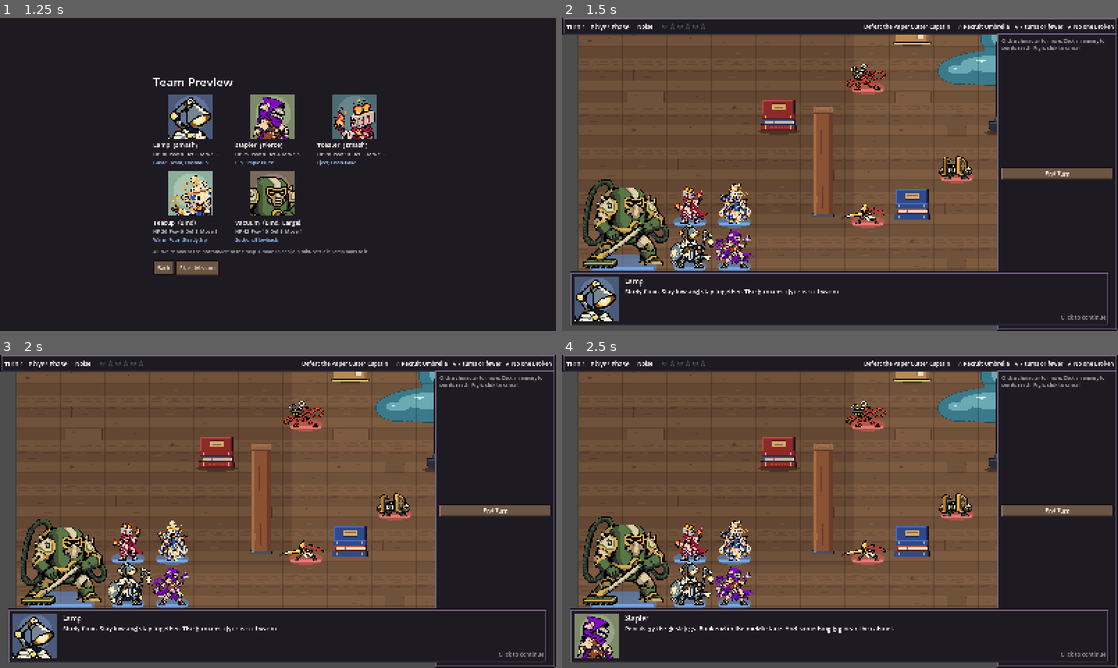
Above: before the commit, frames 1-4 (two rows, left to right).
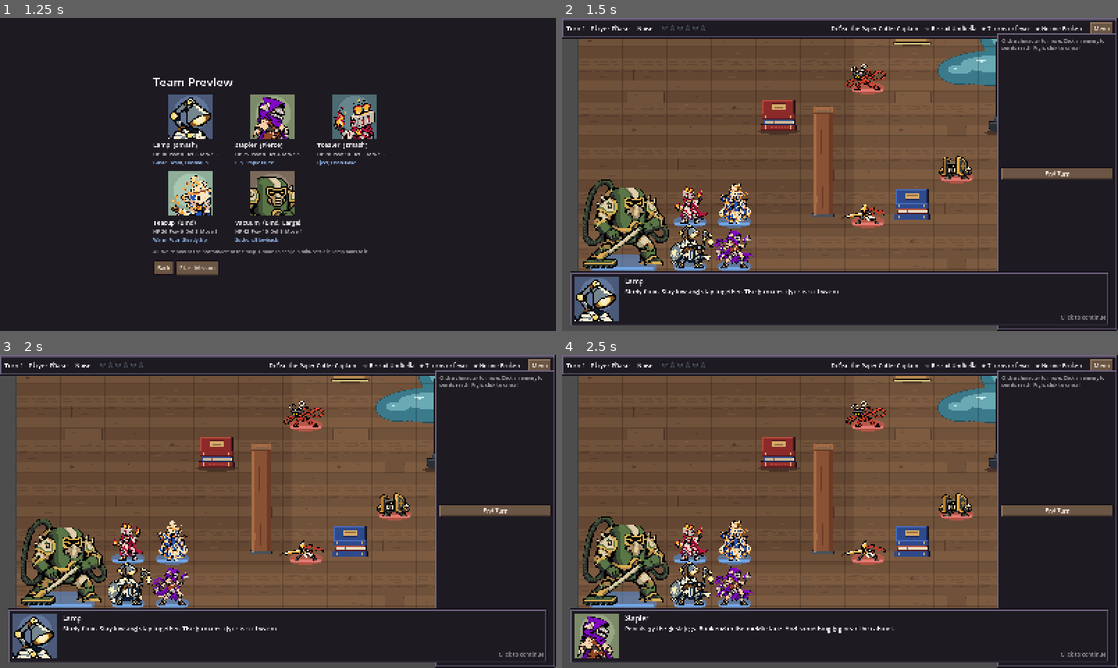
Above: after the commit, the same moments.

Repository: apysen/toystory
Game: Godot game, scene res://scenes/app/app.tscn
Same seed, same stepped clock (60 frames per second), same inputs: the game is played once before the commit and once after it.
Inputs:
- Up to frame 1 (1.25 s): click "Select" at 0.5 s
- Up to frame 2 (1.5 s): click "Start Mission" at 1.25 s
- Up to frame 3 (2 s): no input
- Up to frame 4 (2.5 s): click "End Turn" (after the commit: "Menu") at 2 s

Frame 1 is identical in both runs. In frame 2, 2.3% of the frame differs, in the area x 0-100%, y 0-7%; in frame 3, 2.3%; in frame 4, 2.3%.

Commit message:
Add a pause menu with a volume slider
Esc (with nothing selected) or the new Menu button on the top bar opens a
PauseMenu sub-scene: Resume, a Volume slider and Return to Missions. It
follows Sporekeeper's pattern: the menu reports opened/closed/
main_menu_requested, BattleRoot decides that pausing stops everything but the
menu and the music, AudioSettings drives the Master bus, and SettingsStore
saves the volume to user://settings.cfg so it carries across sessions.

Playback timers now pause with the tree. tests/integration/pause_menu.gd
covers opening, the slider, saving, Resume and Return to Missions.

Co-Authored-By: Claude Opus 5.5 (1M context) <noreply@anthropic.com>

Diff:
--- a/scenes/battle/battle.tscn
+++ b/scenes/battle/battle.tscn
@@ -11,9 +11,11 @@
 [ext_resource type="Script" path="res://src/core/nodes/battle/event_player.gd" id="9_events"]
 [ext_resource type="PackedScene" path="res://scenes/ui/hud/battle_hud.tscn" id="10_hud"]
 [ext_resource type="PackedScene" path="res://scenes/ui/dialogue/dialogue_box.tscn" id="11_dialogue"]
+[ext_resource type="Script" path="res://src/core/nodes/battle/audio_settings.gd" id="13_settings"]
+[ext_resource type="PackedScene" path="res://scenes/ui/menus/pause_menu.tscn" id="14_pause"]
 [ext_resource type="AudioStream" path="res://assets/audio/music/under_the_desk_theme.ogg" id="12_theme"]
 
-[node name="BattleRoot" type="Node2D" node_paths=PackedStringArray("unit_profiles", "metrics", "audio", "board_view", "camera", "event_player", "effects", "hud", "dialogue")]
+[node name="BattleRoot" type="Node2D" node_paths=PackedStringArray("unit_profiles", "metrics", "audio", "board_view", "camera", "event_player", "effects", "hud", "dialogue", "audio_settings", "pause_menu")]
 texture_filter = 1
 script = ExtResource("1_root")
 mission = ExtResource("2_mission")
@@ -26,10 +28,15 @@
 effects = NodePath("Effects")
 hud = NodePath("Interface/BattleHud")
 dialogue = NodePath("Interface/DialogueBox")
+audio_settings = NodePath("GameplayComponents/AudioSettings")
+pause_menu = NodePath("Interface/PauseMenu")
 
 [node name="GameplayComponents" type="Node" parent="."]
 
 [node name="UnitProfiles" parent="GameplayComponents" instance=ExtResource("3_profiles")]
+
+[node name="AudioSettings" type="Node" parent="GameplayComponents"]
+script = ExtResource("13_settings")
 
 [node name="PlaytestMetrics" type="Node" parent="GameplayComponents"]
 script = ExtResource("4_metrics")
@@ -40,6 +47,7 @@
 music_player = NodePath("Music")
 
 [node name="Music" type="AudioStreamPlayer" parent="GameplayComponents/BattleAudio"]
+process_mode = 3
 
 [node name="BattleCamera" type="Camera2D" parent="."]
 script = ExtResource("6_camera")
@@ -77,3 +85,5 @@
 [node name="BattleHud" parent="Interface" instance=ExtResource("10_hud")]
 
 [node name="DialogueBox" parent="Interface" instance=ExtResource("11_dialogue")]
+
+[node name="PauseMenu" parent="Interface" instance=ExtResource("14_pause")]
--- a/scenes/ui/hud/battle_hud.tscn
+++ b/scenes/ui/hud/battle_hud.tscn
@@ -3,7 +3,7 @@
 [ext_resource type="Script" path="res://src/core/nodes/ui/battle_hud.gd" id="1_hud"]
 [ext_resource type="Script" path="res://src/core/nodes/ui/noise_meter.gd" id="2_noise"]
 
-[node name="BattleHud" type="Control" node_paths=PackedStringArray("turn_label", "noise_meter", "objective_label", "unit_card", "forecast_text", "action_list", "end_turn_button", "log_text", "banner_label", "toast_label")]
+[node name="BattleHud" type="Control" node_paths=PackedStringArray("turn_label", "noise_meter", "objective_label", "menu_button", "unit_card", "forecast_text", "action_list", "end_turn_button", "log_text", "banner_label", "toast_label")]
 layout_mode = 3
 anchors_preset = 15
 anchor_right = 1.0
@@ -15,6 +15,7 @@
 turn_label = NodePath("TopBar/Row/TurnLabel")
 noise_meter = NodePath("TopBar/Row/NoiseMeter")
 objective_label = NodePath("TopBar/Row/ObjectiveLabel")
+menu_button = NodePath("TopBar/Row/MenuButton")
 unit_card = NodePath("SidePanel/Column/UnitCard")
 forecast_text = NodePath("SidePanel/Column/Forecast")
 action_list = NodePath("SidePanel/Column/Actions")
@@ -51,6 +52,11 @@
 layout_mode = 2
 size_flags_horizontal = 3
 horizontal_alignment = 2
+
+[node name="MenuButton" type="Button" parent="TopBar/Row"]
+layout_mode = 2
+focus_mode = 0
+text = "Menu"
 
 [node name="SidePanel" type="PanelContainer" parent="."]
 layout_mode = 1
--- /dev/null
+++ b/scenes/ui/menus/pause_menu.tscn
@@ -0,0 +1,78 @@
+[gd_scene load_steps=2 format=3]
+
+[ext_resource type="Script" path="res://src/core/nodes/ui/pause_menu.gd" id="1_pause"]
+
+[node name="PauseMenu" type="Control" node_paths=PackedStringArray("resume_button", "main_menu_button", "volume_slider", "volume_value")]
+layout_mode = 3
+anchors_preset = 15
+anchor_right = 1.0
+anchor_bottom = 1.0
+grow_horizontal = 2
+grow_vertical = 2
+script = ExtResource("1_pause")
+resume_button = NodePath("Center/Panel/Column/Resume")
+main_menu_button = NodePath("Center/Panel/Column/MainMenu")
+volume_slider = NodePath("Center/Panel/Column/Volume/Slider")
+volume_value = NodePath("Center/Panel/Column/Volume/Value")
+
+[node name="Dim" type="ColorRect" parent="."]
+layout_mode = 1
+anchors_preset = 15
+anchor_right = 1.0
+anchor_bottom = 1.0
+grow_horizontal = 2
+grow_vertical = 2
+color = Color(0.0784314, 0.0627451, 0.0941176, 0.6)
+
+[node name="Center" type="CenterContainer" parent="."]
+layout_mode = 1
+anchors_preset = 15
+anchor_right = 1.0
+anchor_bottom = 1.0
+grow_horizontal = 2
+grow_vertical = 2
+
+[node name="Panel" type="PanelContainer" parent="Center"]
+custom_minimum_size = Vector2(420, 0)
+layout_mode = 2
+
+[node name="Column" type="VBoxContainer" parent="Center/Panel"]
+layout_mode = 2
+theme_override_constants/separation = 14
+
+[node name="Heading" type="Label" parent="Center/Panel/Column"]
+layout_mode = 2
+theme_override_font_sizes/font_size = 30
+text = "Paused"
+horizontal_alignment = 1
+
+[node name="Volume" type="HBoxContainer" parent="Center/Panel/Column"]
+layout_mode = 2
+theme_override_constants/separation = 12
+
+[node name="Caption" type="Label" parent="Center/Panel/Column/Volume"]
+layout_mode = 2
+text = "Volume"
+
+[node name="Slider" type="HSlider" parent="Center/Panel/Column/Volume"]
+custom_minimum_size = Vector2(0, 28)
+layout_mode = 2
+size_flags_horizontal = 3
+size_flags_vertical = 4
+step = 1.0
+value = 80.0
+
+[node name="Value" type="Label" parent="Center/Panel/Column/Volume"]
+custom_minimum_size = Vector2(56, 0)
+layout_mode = 2
+horizontal_alignment = 2
+
+[node name="Resume" type="Button" parent="Center/Panel/Column"]
+custom_minimum_size = Vector2(0, 44)
+layout_mode = 2
+text = "Resume"
+
+[node name="MainMenu" type="Button" parent="Center/Panel/Column"]
+custom_minimum_size = Vector2(0, 44)
+layout_mode = 2
+text = "Return to Missions"
--- a/src/core/nodes/app/app_root.gd
+++ b/src/core/nodes/app/app_root.gd
@@ -55,6 +55,7 @@
 	_battle = battle_scene.instantiate()
 	add_child(_battle)
 	_battle.battle_finished.connect(_on_battle_finished)
+	_battle.battle_abandoned.connect(_on_battle_abandoned)
 	_battle.start(0, SliceDialogue.PRE_BATTLE)
 
 
@@ -66,6 +67,11 @@
 	_show(results_screen)
 
 
+func _on_battle_abandoned() -> void:
+	_free_battle()
+	show_mission_select()
+
+
 func _free_battle() -> void:
 	if _battle != null:
 		_battle.queue_free()
--- /dev/null
+++ b/src/core/nodes/battle/audio_settings.gd
@@ -0,0 +1,43 @@
+class_name AudioSettings
+extends Node
+
+## The player's volume: which bus the pause-menu slider drives, how loud 100% is,
+## and the saved choice. Applies the saved volume as soon as it enters the tree, so
+## a battle starts at the level the player last picked.
+
+const VOLUME_KEY := "master_volume"
+
+## AudioServer bus the volume slider drives.
+@export var bus_name: StringName = &"Master"
+## Linear output reached when the slider shows 100%.
+@export_range(0.0, 1.0, 0.01) var max_linear_volume := 1.0
+## Slider position on the very first run, before anything is saved.
+@export_range(0.0, 1.0, 0.01) var default_volume := 0.8
+
+
+func _ready() -> void:
+	_apply(volume())
+
+
+## The slider position, 0..1.
+func volume() -> float:
+	return SettingsStore.read_volume(VOLUME_KEY, default_volume)
+
+
+func set_volume(value: float) -> void:
+	value = clampf(value, 0.0, 1.0)
+	_apply(value)
+	SettingsStore.write_volume(VOLUME_KEY, value)
+
+
+func is_available() -> bool:
+	return AudioServer.get_bus_index(bus_name) >= 0
+
+
+func _apply(value: float) -> void:
+	var bus := AudioServer.get_bus_index(bus_name)
+	if bus < 0:
+		return
+	var linear := value * max_linear_volume
+	AudioServer.set_bus_mute(bus, linear <= 0.0)
+	AudioServer.set_bus_volume_db(bus, linear_to_db(maxf(linear, 0.0001)))
--- a/src/core/nodes/battle/battle_root.gd
+++ b/src/core/nodes/battle/battle_root.gd
@@ -7,10 +7,11 @@
 ## plays back what happened, `BattleHud` and `DialogueBox` present, and
 ## `PlaytestMetrics` records. It implements none of their rules.
 ##
-## The battle reports one thing upward: `battle_finished`, after the closing
-## conversation has played.
+## The battle reports upward: `battle_finished` after the closing conversation has
+## played, or `battle_abandoned` when the player leaves from the pause menu.
 
 signal battle_finished(result: Dictionary)
+signal battle_abandoned
 
 const Mode := BattleSelection.Mode
 const NONE := BattleSelection.NONE
@@ -23,6 +24,7 @@
 
 @export_group("Gameplay Components")
 @export var metrics: PlaytestMetrics
+@export var audio_settings: AudioSettings
 @export var audio: BattleAudio
 
 @export_group("Presentation")
@@ -34,6 +36,7 @@
 @export_group("Interface")
 @export var hud: BattleHud
 @export var dialogue: DialogueBox
+@export var pause_menu: PauseMenu
 
 var battle: Battle
 var selection := BattleSelection.new()
@@ -43,6 +46,36 @@
 	hud.end_turn_requested.connect(end_turn)
 	hud.action_chosen.connect(on_action)
 	hud.back_requested.connect(cancel)
+	hud.pause_requested.connect(open_pause)
+	pause_menu.setup(audio_settings)
+	pause_menu.opened.connect(_set_paused.bind(true))
+	pause_menu.closed.connect(_set_paused.bind(false))
+	pause_menu.main_menu_requested.connect(_abandon)
+
+
+func _exit_tree() -> void:
+	# Never leave the tree paused behind a battle that is going away.
+	if get_tree().paused and pause_menu.is_open():
+		get_tree().paused = false
+
+
+# --- Pause ------------------------------------------------------------------------
+
+## Pausing stops the whole battle: input, camera, playback and tweens. The pause
+## menu and the music keep running.
+func open_pause() -> void:
+	if selection.mode != Mode.DONE:
+		pause_menu.open()
+
+
+func _set_paused(on: bool) -> void:
+	get_tree().paused = on
+
+
+func _abandon() -> void:
+	pause_menu.close()
+	audio.stop_music(0.0)
+	battle_abandoned.emit()
 
 
 ## Starts a fresh battle. `intro` plays before the first Player Phase.
@@ -73,7 +106,14 @@
 # --- Input ------------------------------------------------------------------------
 
 func _unhandled_input(event: InputEvent) -> void:
-	if battle == null or selection.mode == Mode.DONE or selection.mode == Mode.BUSY:
+	if battle == null or selection.mode == Mode.DONE:
+		return
+	# Esc with nothing to back out of opens the pause menu, even mid-playback.
+	if event.is_action_pressed("ui_cancel") and selection.mode in [Mode.IDLE, Mode.BUSY]:
+		open_pause()
+		get_viewport().set_input_as_handled()
+		return
+	if selection.mode == Mode.BUSY:
 		return
 	if event is InputEventMouseMotion:
 		var t := board_view.px_to_tile(get_global_mouse_position())
--- a/src/core/nodes/battle/event_player.gd
+++ b/src/core/nodes/battle/event_player.gd
@@ -84,7 +84,7 @@
 			effects.burst("heal_sparkle", v.position + Vector2(0, -56))
 			effects.float_text(v.position + Vector2(0, -90), "+%d" % e.amount, Color("80ff90"))
 			hud.log_line("%s recovers %d HP." % [e.unit.name, e.amount])
-			await get_tree().create_timer(0.25).timeout
+			await get_tree().create_timer(0.25, false).timeout
 		"broken":
 			hud.log_line("%s is Broken." % e.unit.name)
 			audio.play("broken")
@@ -111,7 +111,7 @@
 			for t in e.tiles:
 				board_view.flash_tiles[t] = col
 			board_view.redraw()
-			await get_tree().create_timer(area_flash_seconds).timeout
+			await get_tree().create_timer(area_flash_seconds, false).timeout
 			board_view.flash_tiles.clear()
 			board_view.redraw()
 		"object_hit":
@@ -141,7 +141,7 @@
 			hud.log_line("Paper Cutter marks a Cutting Line!")
 			audio.play("telegraph")
 			board_view.redraw()
-			await get_tree().create_timer(0.35).timeout
+			await get_tree().create_timer(0.35, false).timeout
 		"telegraph_cancel":
 			hud.log_line("Cutting Line cancelled.")
 		"tape":
@@ -182,4 +182,4 @@
 		hud.log_line("Lamp intercepts the hit (Watchful).")
 	effects.float_text(tv.position + Vector2(0, -90), txt, Color("ffe070") if e.crit else Color.WHITE)
 	hud.log_line("%s %s %s: %s" % [e.attacker.name, "counters" if e.get("counter", false) else "hits", e.target.name, txt])
-	await get_tree().create_timer(after_strike_seconds).timeout
+	await get_tree().create_timer(after_strike_seconds, false).timeout
--- a/src/core/nodes/ui/battle_hud.gd
+++ b/src/core/nodes/ui/battle_hud.gd
@@ -11,11 +11,13 @@
 signal end_turn_requested
 signal action_chosen(action_id: String)
 signal back_requested
+signal pause_requested
 
 @export_group("Top Bar")
 @export var turn_label: Label
 @export var noise_meter: NoiseMeter
 @export var objective_label: Label
+@export var menu_button: Button
 
 @export_group("Side Panel")
 @export var unit_card: RichTextLabel
@@ -44,6 +46,7 @@
 
 func _ready() -> void:
 	end_turn_button.pressed.connect(end_turn_requested.emit)
+	menu_button.pressed.connect(pause_requested.emit)
 	banner_label.visible = false
 	toast_label.visible = false
 
@@ -246,7 +249,7 @@
 func toast(s: String) -> void:
 	toast_label.text = s
 	toast_label.visible = true
-	await get_tree().create_timer(toast_seconds).timeout
+	await get_tree().create_timer(toast_seconds, false).timeout
 	toast_label.visible = false
 
 
--- /dev/null
+++ b/src/core/nodes/ui/pause_menu.gd
@@ -0,0 +1,75 @@
+class_name PauseMenu
+extends Control
+
+## The battle's pause overlay: Resume, the volume slider and Return to Missions.
+##
+## It shows and hides itself and reports what happened. What pausing means (which
+## things stop) is the battle's business, so `BattleRoot` answers `opened` and
+## `closed`, and decides what leaving the battle costs.
+
+signal opened
+signal closed
+signal main_menu_requested
+
+@export var resume_button: Button
+@export var main_menu_button: Button
+@export var volume_slider: HSlider
+@export var volume_value: Label
+
+## Shown in place of a percentage when the audio bus is missing.
+@export var volume_unavailable_text := "Unavailable"
+
+var _audio: AudioSettings
+
+
+func _ready() -> void:
+	visible = false
+	process_mode = Node.PROCESS_MODE_ALWAYS
+	resume_button.pressed.connect(close)
+	main_menu_button.pressed.connect(main_menu_requested.emit)
+	volume_slider.value_changed.connect(_on_volume_changed)
+
+
+func setup(audio: AudioSettings) -> void:
+	_audio = audio
+	var available := _audio.is_available()
+	volume_slider.editable = available
+	volume_slider.set_value_no_signal(_audio.volume() * 100.0 if available else 0.0)
+	_update_label()
+
+
+func is_open() -> bool:
+	return visible
+
+
+func open() -> void:
+	if visible:
+		return
+	visible = true
+	resume_button.grab_focus()
+	opened.emit()
+
+
+func close() -> void:
+	if not visible:
+		return
+	visible = false
+	closed.emit()
+
+
+func _on_volume_changed(value: float) -> void:
+	_audio.set_volume(value / 100.0)
+	_update_label()
+
+
+func _update_label() -> void:
+	if _audio == null or not _audio.is_available():
+		volume_value.text = volume_unavailable_text
+	else:
+		volume_value.text = "%d%%" % roundi(volume_slider.value)
+
+
+func _unhandled_input(event: InputEvent) -> void:
+	if visible and event.is_action_pressed("ui_cancel"):
+		close()
+		get_viewport().set_input_as_handled()
--- /dev/null
+++ b/src/core/persistence/settings_store.gd
@@ -0,0 +1,24 @@
+class_name SettingsStore
+extends RefCounted
+
+## The file the player's choices live in between sessions. The only thing that
+## knows `settings.cfg` exists or that it is a `ConfigFile`. Callers hand over names
+## and values; the meaning of a key, and any clamping beyond 0..1, stays with them.
+
+const PATH := "user://settings.cfg"
+const AUDIO_SECTION := "audio"
+
+
+static func read_volume(key: String, fallback: float) -> float:
+	var config := ConfigFile.new()
+	if config.load(PATH) != OK:
+		return fallback
+	return clampf(float(config.get_value(AUDIO_SECTION, key, fallback)), 0.0, 1.0)
+
+
+## Reads the file back first so writing one value never discards the others.
+static func write_volume(key: String, value: float) -> void:
+	var config := ConfigFile.new()
+	config.load(PATH)
+	config.set_value(AUDIO_SECTION, key, clampf(value, 0.0, 1.0))
+	config.save(PATH)
--- /dev/null
+++ b/tests/integration/pause_menu.gd
@@ -0,0 +1,69 @@
+extends SceneTree
+## Opens the pause menu in the real battle scene and checks that it pauses the
+## battle, that the volume slider drives the bus and is saved, and that Resume and
+## Return to Missions work: godot --headless --path . --script res://tests/integration/pause_menu.gd
+
+const BATTLE_SCENE := "res://scenes/battle/battle.tscn"
+
+var failures := 0
+
+
+func _init() -> void:
+	_run.call_deferred()
+
+
+func check(cond: bool, msg: String) -> void:
+	if cond:
+		print("PASS: " + msg)
+	else:
+		failures += 1
+		push_error("FAIL: " + msg)
+		print("FAIL: " + msg)
+
+
+func _run() -> void:
+	# Keep the player's own saved volume: put it back when done.
+	var saved := SettingsStore.read_volume(AudioSettings.VOLUME_KEY, -1.0)
+	root.size = Vector2i(1600, 900)
+	var view: BattleRoot = load(BATTLE_SCENE).instantiate()
+	root.add_child(view)
+	var abandoned := [false]
+	view.battle_abandoned.connect(func(): abandoned[0] = true)
+	await view.start(5)
+	var menu := view.pause_menu
+
+	var esc := InputEventAction.new()
+	esc.action = "ui_cancel"
+	esc.pressed = true
+	root.push_input(esc)
+	await process_frame
+	check(menu.is_open() and paused, "Esc with nothing selected opens the menu and pauses")
+
+	menu.volume_slider.value = 50
+	var bus := AudioServer.get_bus_index(view.audio_settings.bus_name)
+	check(is_equal_approx(AudioServer.get_bus_volume_db(bus), linear_to_db(0.5 * view.audio_settings.max_linear_volume)), "slider sets the bus volume")
+	check(menu.volume_value.text == "50%", "slider shows its percentage")
+	check(is_equal_approx(SettingsStore.read_volume(AudioSettings.VOLUME_KEY, -1.0), 0.5), "volume is saved")
+	menu.volume_slider.value = 0
+	check(AudioServer.is_bus_mute(bus), "zero volume mutes the bus")
+
+	menu.resume_button.pressed.emit()
+	await process_frame
+	check(not menu.is_open() and not paused, "Resume closes the menu and unpauses")
+
+	view.hud.menu_button.pressed.emit()
+	await process_frame
+	check(menu.is_open() and paused, "the HUD Menu button opens the menu")
+	menu.main_menu_button.pressed.emit()
+	await process_frame
+	check(abandoned[0] and not paused, "Return to Missions leaves the battle unpaused")
+
+	if saved >= 0.0:
+		SettingsStore.write_volume(AudioSettings.VOLUME_KEY, saved)
+	else:
+		var config := ConfigFile.new()
+		if config.load(SettingsStore.PATH) == OK:
+			config.erase_section_key(SettingsStore.AUDIO_SECTION, AudioSettings.VOLUME_KEY)
+			config.save(SettingsStore.PATH)
+	print("PAUSE MENU: %s" % ("PASS" if failures == 0 else "FAIL (%d)" % failures))
+	quit(1 if failures > 0 else 0)
--- a/tools/screenshot.gd
+++ b/tools/screenshot.gd
@@ -46,6 +46,10 @@
 	view.camera.move_to(view.board_view.tile_center(Vector2i(4, 3)))
 	await _wait(30)
 	_save(out + "/05_gaze.png")
+	view.open_pause()
+	await _wait(5)
+	_save(out + "/06_pause.png")
+	view.pause_menu.close()
 	quit()
 
 
Not shown: 1 places in scenes/battle/battle.tscn that only renumber resources
Not shown, added: src/core/nodes/battle/audio_settings.gd.uid
Not shown, added: src/core/nodes/ui/pause_menu.gd.uid
Not shown, added: src/core/persistence/settings_store.gd.uid
Not shown, added: tests/integration/pause_menu.gd.uid
Not shown, changed: docs/battle_composition.md
Not shown, changed: docs/project_structure.md
